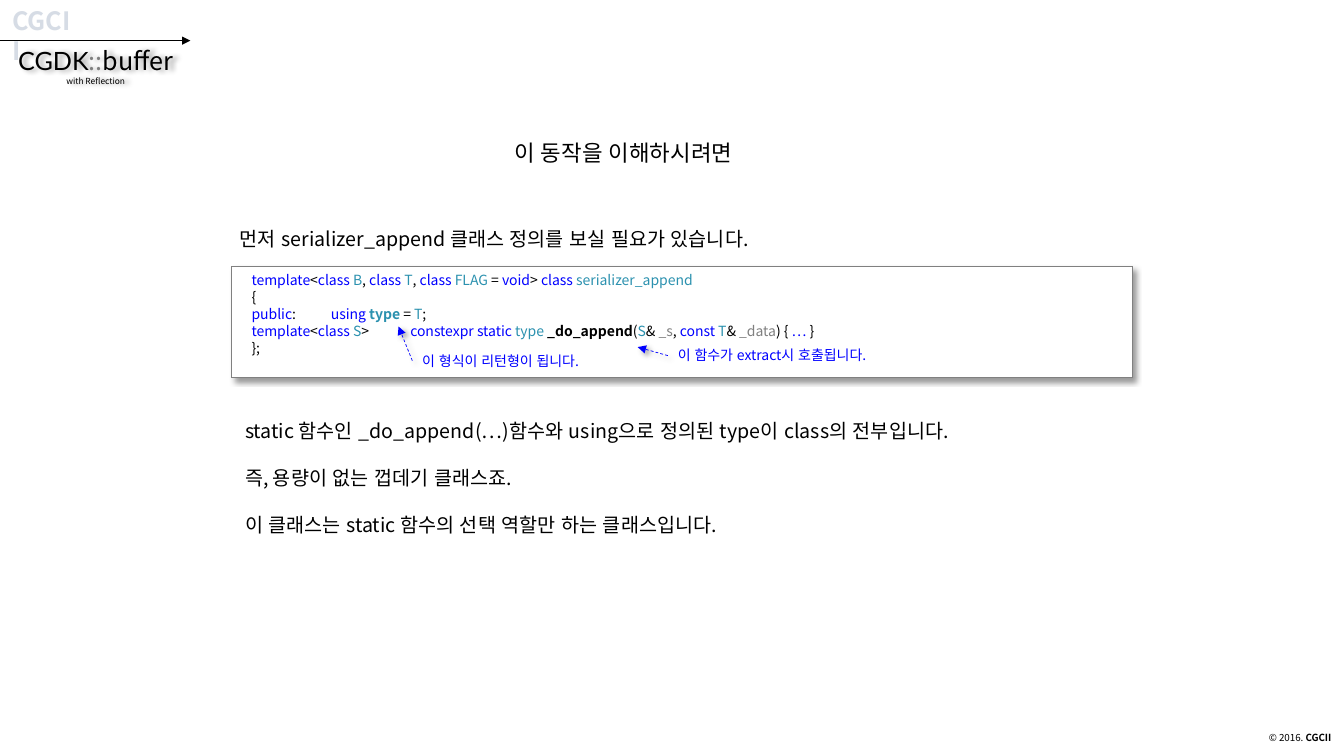
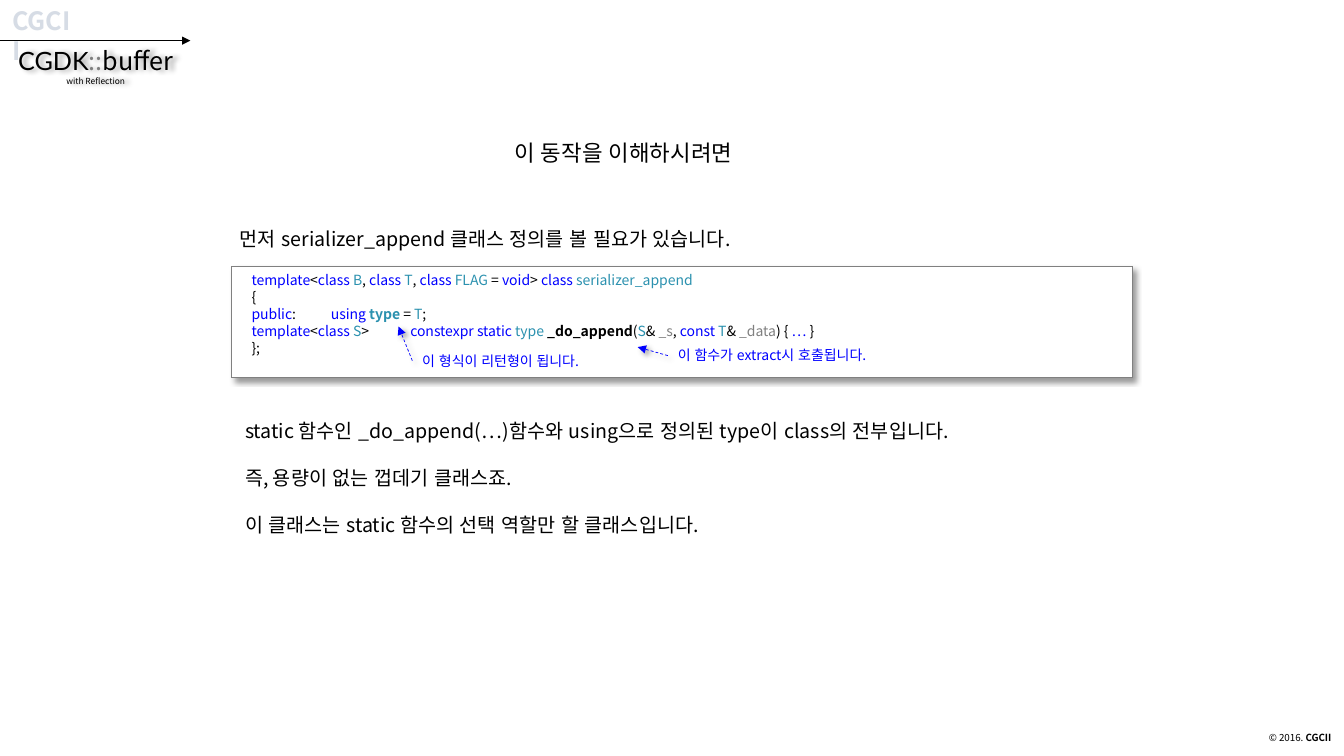
Before and after one commit to CGLabs/CGDK.buffer, a slide deck: slide 80 of C++/document/intruduce_CGDK.buffer.pptx. Drawn at 1344x756 pixels with LibreOffice and Linux fonts; fonts in the diff are those of the drawing. Boxes give left, top, right and bottom in pixels: in the first picture for what was removed or moved away, otherwise in the second. Text is boxed around its words. In the diff, an @@ line names an element or a change of style, - is before the commit and + after.

```diff
--- a/C++/document/intruduce_CGDK.buffer.pptx
+++ b/C++/document/intruduce_CGDK.buffer.pptx
@@ text at [240, 229, 731, 251]: text changed @@
-먼저 serializer_append 클래스 정의를 보실 필요가 있습니다.
+먼저 serializer_append 클래스 정의를 볼 필요가 있습니다.
@@ text at [245, 468, 699, 534]: text changed @@
-즉, 용량이 없는 껍데기 클래스죠.
-이 클래스는 static 함수의 선택 역할만 하는 클래스입니다.
+즉, 용량이 없는 껍데기 클래스죠.
+이 클래스는 static 함수의 선택 역할만 할 클래스입니다.
```
Also in this commit, not shown: 21 other slides changed.
